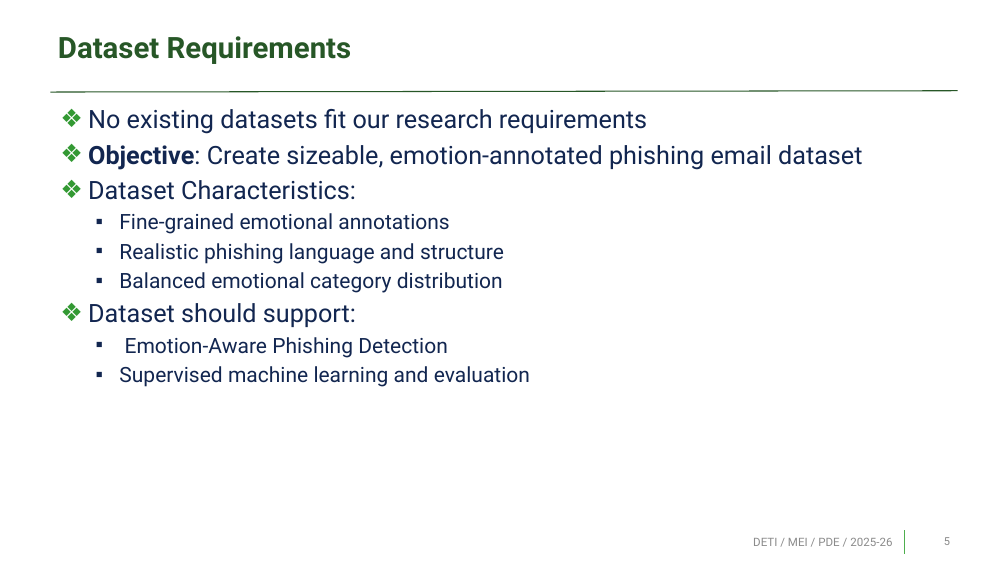
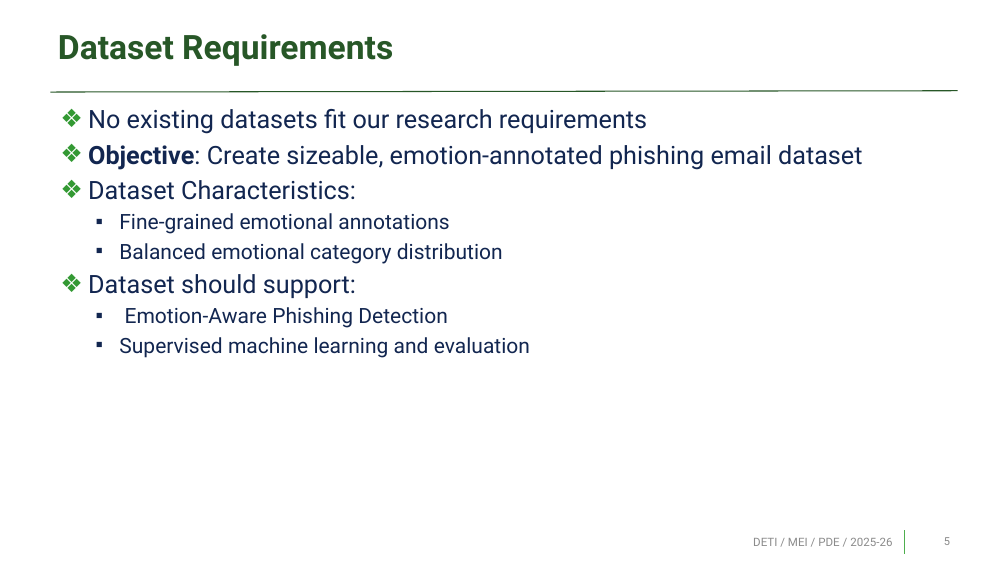
Before and after one commit to Pedrinho-Dev01/tese-phishing, a slide deck: slide 5 of sprints/pre_thesis.pptx. Drawn at 1008x567 pixels with LibreOffice and Linux fonts; fonts in the diff are those of the drawing; background and template pictures are left out. Boxes give left, top, right and bottom in pixels: in the first picture for what was removed or moved away, otherwise in the second. Text is boxed around its words. In the diff, an @@ line names an element or a change of style, - is before the commit and + after.

Commit message:
Phishing Roberta Update

```diff
--- a/sprints/pre_thesis.pptx
+++ b/sprints/pre_thesis.pptx
@@ title "Dataset Requirements" at <box>58,34,393,66</box>: size 28 to 32 pt @@
@@ text at <box>119,243,504,264</box>: paragraph removed @@
-  ▪ Realistic phishing language and structure
```
Also in this commit, not shown: 6 other slides changed, 1 slide added, 3 other files.
